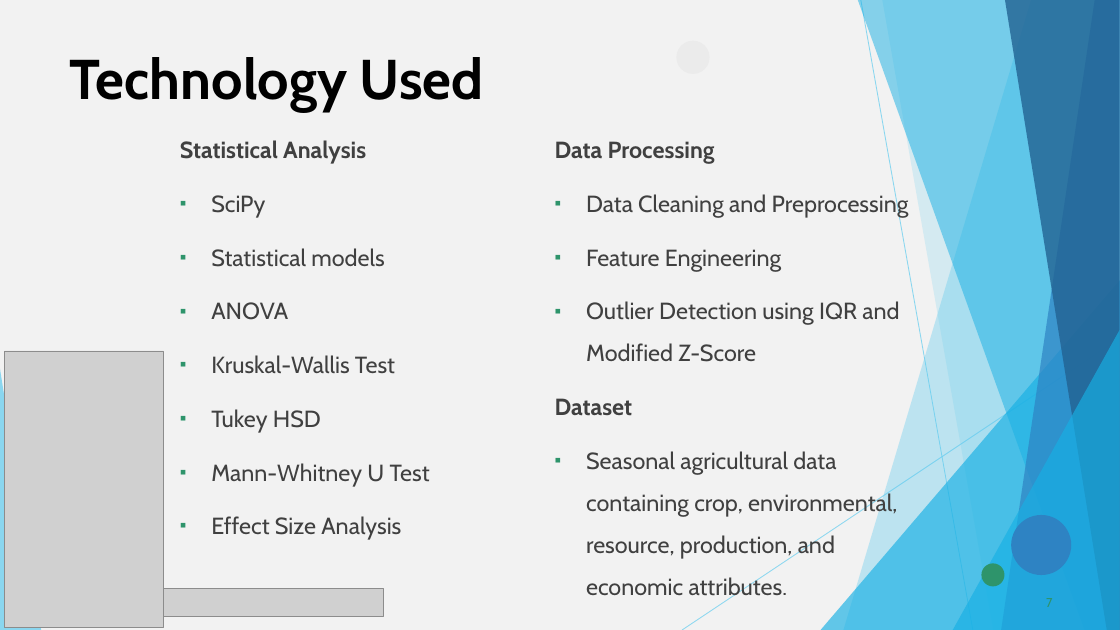
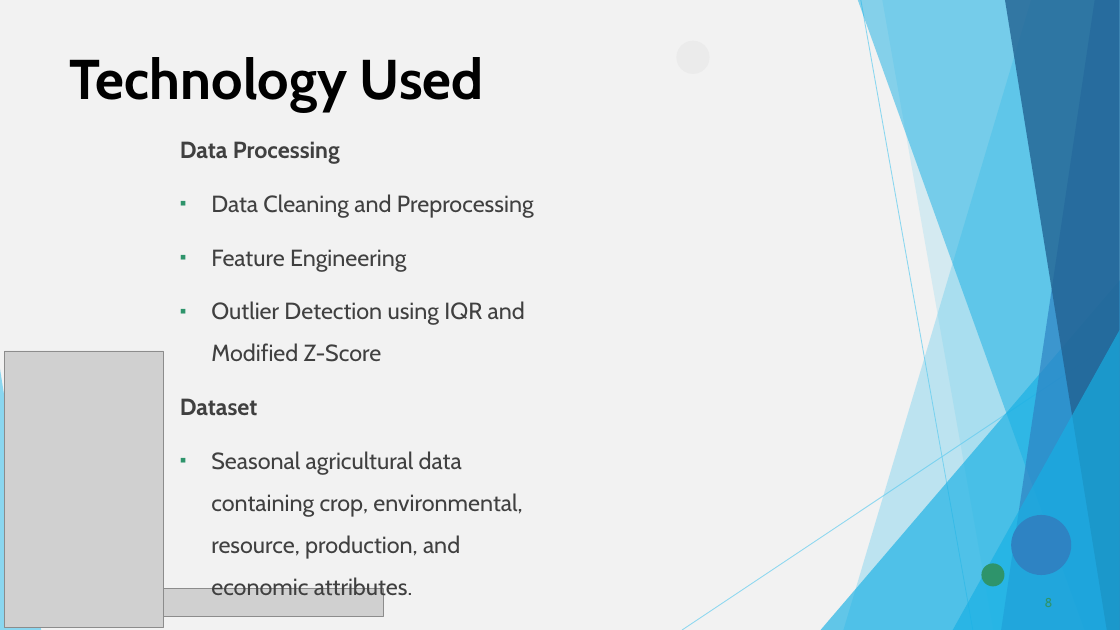
Before and after one commit to Gnaneswar0906/Seasonal-Agricultural-Performance-Analysis, a slide deck: slide 8 of Presentation/VOIS_Major_Project_PPT_Submission_Template_Gnaneswar.pptx (slide 7 before the commit). Drawn at 1120x630 pixels with LibreOffice and Linux fonts; fonts in the diff are those of the drawing; grey boxes stand for pictures. Boxes give left, top, right and bottom in pixels: in the first picture for what was removed or moved away, otherwise in the second. Text is boxed around its words. In the diff, an @@ line names an element or a change of style, - is before the commit and + after.

```diff
--- a/Presentation/VOIS_Major_Project_PPT_Submission_Template_Gnaneswar.pptx
+++ b/Presentation/VOIS_Major_Project_PPT_Submission_Template_Gnaneswar.pptx
@@ text at [180,140,430,540]: paragraphs removed @@
-Statistical Analysis
-▪ SciPy
-▪ Statistical models
-▪ ANOVA
-▪ Kruskal-Wallis Test
-▪ Tukey HSD
-▪ Mann-Whitney U Test
-▪ Effect Size Analysis
@@ page number at [1045,598,1053,607]: text changed @@
-7
+8
```
Also in this commit, not shown: 1 slide added.
